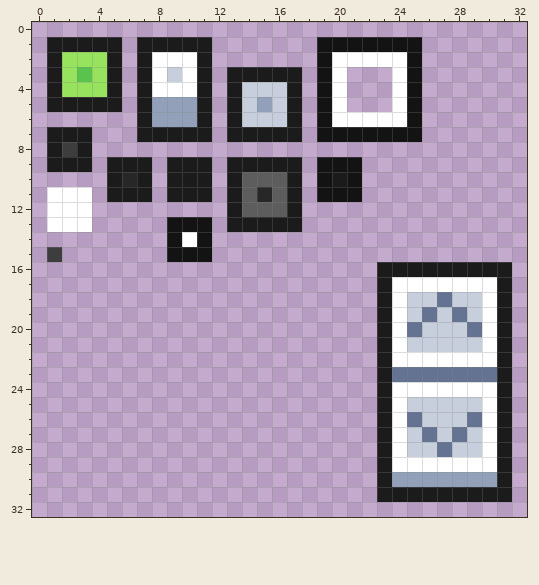
Pixel-art sprite: GNUI/theme/gnuiTheme.png. Above: the version before the commit.
The file is 33x33 pixels.
Now the later version:
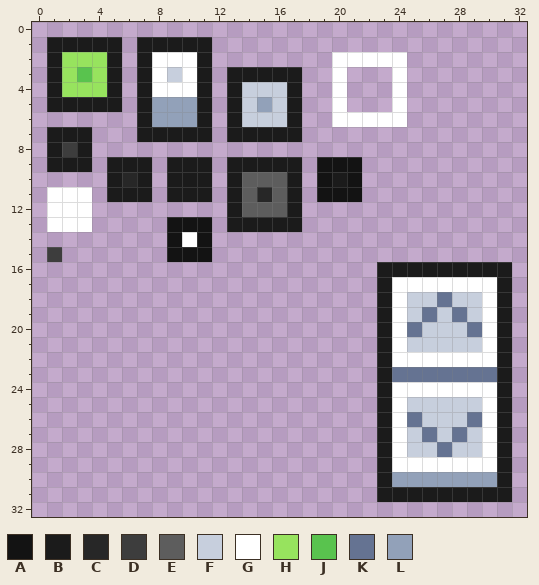
Palette (. is transparent): A #131313  B #1b1b1b  C #272727  D #3d3d3d  E #5d5d5d  F #c7cfdd  G #ffffff  H #97e35e  J #59c34e  K #657392  L #92a1b9
The edit:
The author cleared colour A in row 1 at x 19 to 25; in rows 2 to 6 at x 19 and 25; in row 7 at x 19 to 25.
Changed places in both pictures, as pixel boxes (x1, y1, x2, y2):
erased: (317, 37, 422, 142)
